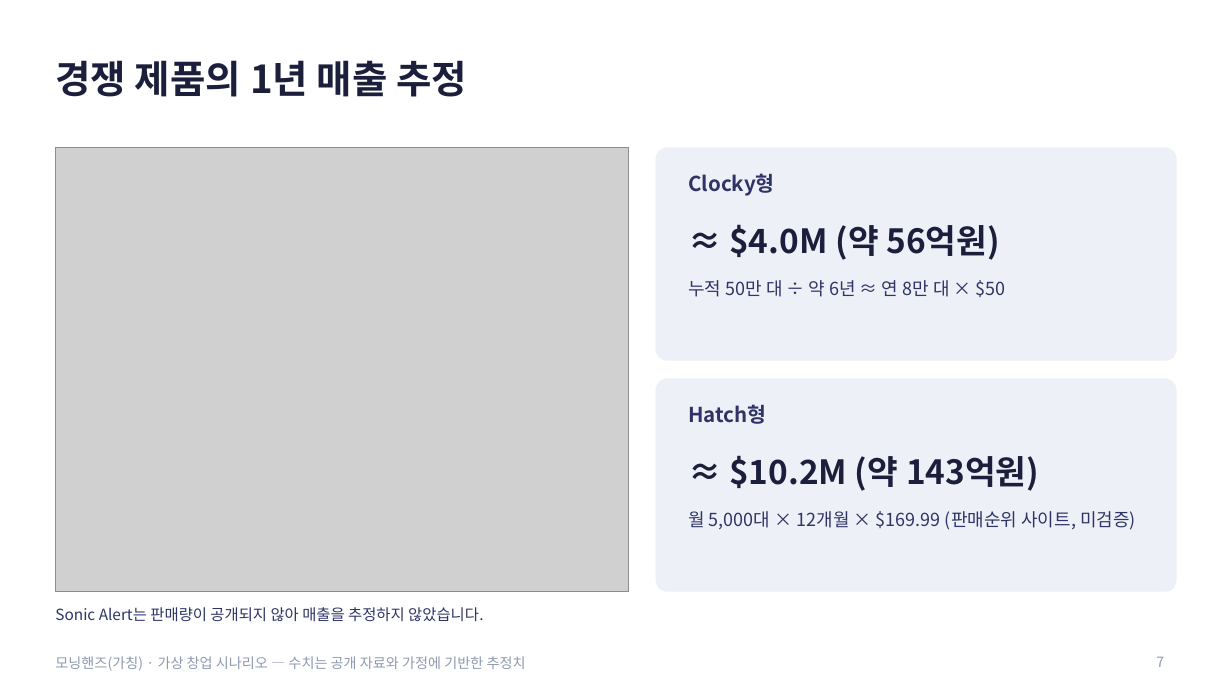
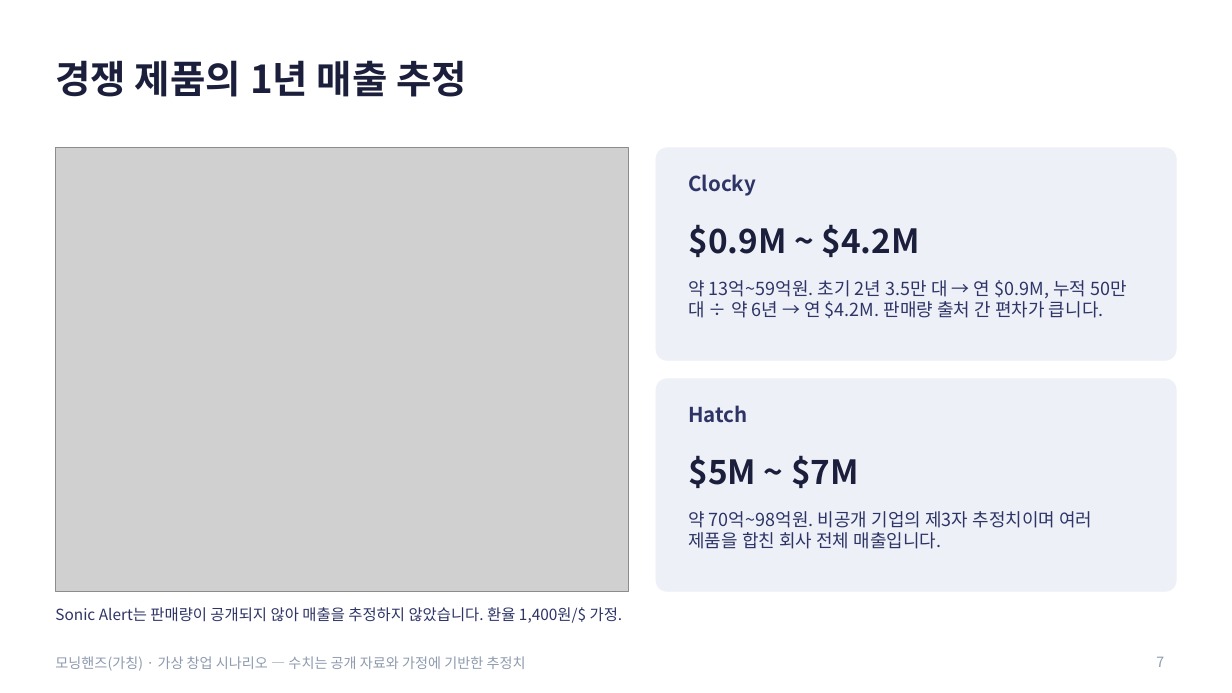
Before and after one commit to g975682-source/-, a slide deck: slide 7 of MorningHands_Business_Analysis.pptx. Drawn at 1232x693 pixels with LibreOffice and Linux fonts; fonts in the diff are those of the drawing; grey boxes stand for pictures. Boxes give left, top, right and bottom in pixels: in the first picture for what was removed or moved away, otherwise in the second. Text is boxed around its words. In the diff, an @@ line names an element or a change of style, - is before the commit and + after.

```diff
--- a/MorningHands_Business_Analysis.pptx
+++ b/MorningHands_Business_Analysis.pptx
@@ text at [688,174,756,196]: text changed @@
-Clocky형
+Clocky
@@ text at [688,224,920,257]: text changed @@
-≈ $4.0M (약 56억원)
+$0.9M ~ $4.2M
@@ text at [688,280,1127,318]: text changed @@
-누적 50만 대 ÷ 약 6년 ≈ 연 8만 대 × $50
+약 13억~59억원. 초기 2년 3.5만 대 → 연 $0.9M, 누적 50만 대 ÷ 약 6년 → 연 $4.2M. 판매량 출처 간 편차가 큽니다.
@@ text at [688,405,747,423]: text changed @@
-Hatch형
+Hatch
@@ text at [688,455,859,488]: text changed @@
-≈ $10.2M (약 143억원)
+$5M ~ $7M
@@ text at [688,511,1092,549]: text changed @@
-월 5,000대 × 12개월 × $169.99 (판매순위 사이트, 미검증)
+약 70억~98억원. 비공개 기업의 제3자 추정치이며 여러 제품을 합친 회사 전체 매출입니다.
@@ text at [55,607,623,623]: text changed @@
-Sonic Alert는 판매량이 공개되지 않아 매출을 추정하지 않았습니다.
+Sonic Alert는 판매량이 공개되지 않아 매출을 추정하지 않았습니다. 환율 1,400원/$ 가정.
```
Also in this commit, not shown: 7 other slides changed, 3 slides added.
